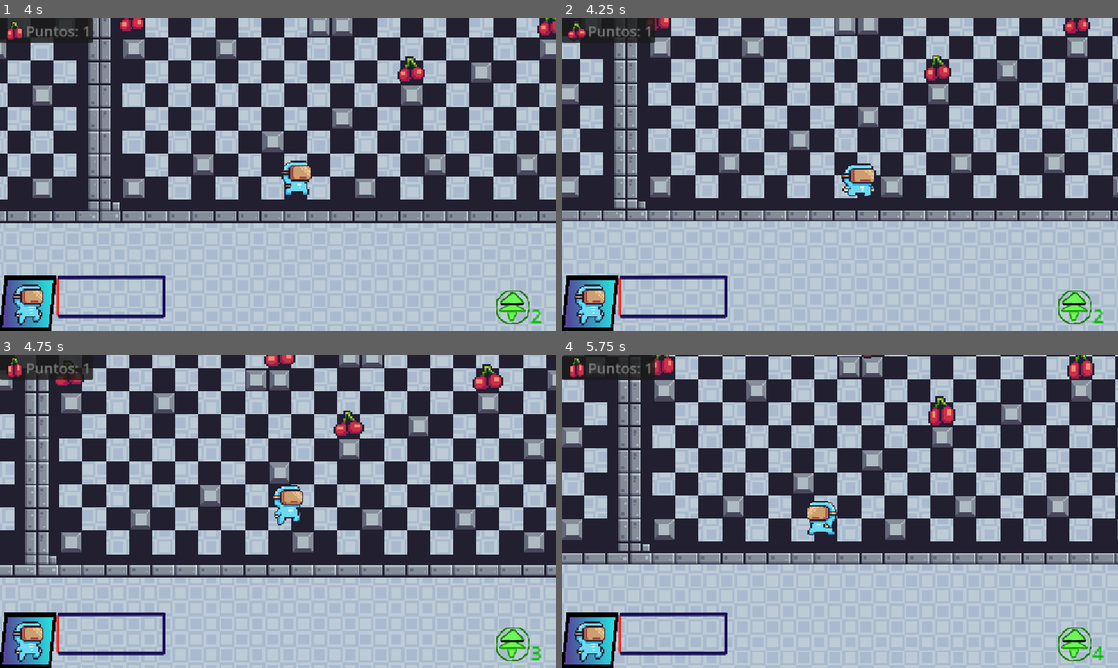
Above: before the commit, frames 1-4 (two rows, left to right).
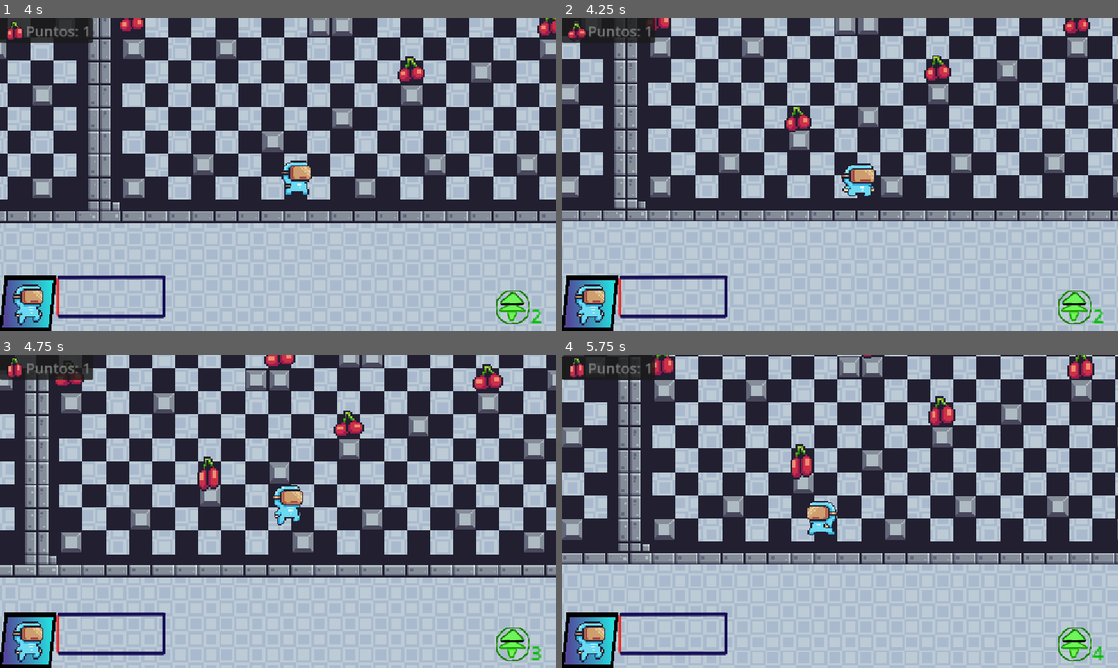
Above: after the commit, the same moments.

Repository: XimDel/2D-Adventure-Platformer-Game
Game: Godot game, scene res://Scenes/Menu.tscn
Two runs of this game, one before a commit and one after it. Both use one fixed random seed, a clock stepped at 60 frames per second and the inputs below.
Inputs:
- Up to frame 1 (4 s): click "Nivel 1" at 0.5 s; hold Right (Right) 1.28-2.78 s; tap Up (Jump) at 1.52, 2.27, 3.77 s; hold Left (Left) 2.78-3.53 s; hold Right (Right) from 3.53 s (still down)
- Up to frame 2 (4.25 s): keep holding Right (Right)
- Up to frame 3 (4.75 s): keep holding Right (Right); tap Up (Jump) at 4.52 s
- Up to frame 4 (5.75 s): release Right (Right) at 5.03 s; hold Left (Left) from 5.03 s (still down); tap Up (Jump) at 5.27 s

Frame 1 is identical in both runs. In frame 2, 0.2% of the frame differs, in the area x 40-45%, y 28-37%; in frame 3, 0.2%; in frame 4, 0.3%, in the area x 41-45%, y 28-40%.

Commit message:
Spawner - cherry

Diff:
--- a/Scenes/Level1.tscn
+++ b/Scenes/Level1.tscn
@@ -10,6 +10,7 @@
 [ext_resource type="Script" uid="uid://d2s544g16vs8c" path="res://Scripts/collectible.gd" id="6_rpty4"]
 [ext_resource type="Script" uid="uid://7d6nv2arg0lg" path="res://Scripts/game_manager.gd" id="7_6jj8j"]
 [ext_resource type="AudioStream" uid="uid://do10vibjmmenr" path="res://Assets/Sounds/background.mp3" id="10_bdlbp"]
+[ext_resource type="Script" uid="uid://biclhwjueyl6u" path="res://Scenes/spawner.gd" id="11_2h8qs"]
 
 [sub_resource type="TileSetAtlasSource" id="TileSetAtlasSource_7mycd"]
 texture = ExtResource("2_6ll4n")
@@ -265,6 +266,14 @@
 stream = ExtResource("10_bdlbp")
 autoplay = true
 
+[node name="Spawner" type="Node2D" parent="."]
+position = Vector2(357, 411)
+script = ExtResource("11_2h8qs")
+
+[node name="Timer" type="Timer" parent="Spawner"]
+wait_time = 3.0
+autostart = true
+
 [connection signal="body_entered" from="Collectibles/Collectible" to="Collectibles/Collectible" method="_on_body_entered"]
 [connection signal="body_entered" from="Collectibles/Collectible2" to="Collectibles/Collectible2" method="_on_body_entered"]
 [connection signal="body_entered" from="Collectibles/Collectible3" to="Collectibles/Collectible3" method="_on_body_entered"]
@@ -272,3 +281,4 @@
 [connection signal="body_entered" from="Collectibles/Collectible5" to="Collectibles/Collectible5" method="_on_body_entered"]
 [connection signal="body_entered" from="Collectibles/Collectible6" to="Collectibles/Collectible6" method="_on_body_entered"]
 [connection signal="body_entered" from="Collectibles/Collectible7" to="Collectibles/Collectible7" method="_on_body_entered"]
+[connection signal="timeout" from="Spawner/Timer" to="Spawner" method="_on_timer_timeout"]
--- /dev/null
+++ b/Scenes/spawner.gd
@@ -0,0 +1,26 @@
+extends Node2D
+
+@onready var cherry = load("res://Scripts/collectible.tscn")
+@onready var timer = get_node("Timer")
+
+func _ready():
+	timer.stop()
+	timer.wait_time = randf_range(3, 5)
+	timer.start()
+
+func spawn():
+	var inst = cherry.instantiate()
+	add_child(inst)
+	# Conectamos la señal personalizada del coleccionable
+	if inst.has_signal("collected"):
+		inst.connect("collected", Callable(self, "_on_collectible_collected"))
+	# Pausamos el timer hasta que el jugador lo recoja
+	timer.stop()
+
+func _on_timer_timeout():
+	spawn()
+
+func _on_collectible_collected():
+	# Cuando el jugador recoge el objeto, reactivamos el Timer
+	timer.wait_time = randf_range(3, 5)
+	timer.start()
--- a/UI.tscn
+++ b/UI.tscn
@@ -184,7 +184,6 @@
 scale = Vector2(2.5, 2.5)
 sprite_frames = SubResource("SpriteFrames_1nrjw")
 autoplay = "default"
-frame_progress = 0.486758
 
 [node name="TextureRect" type="TextureRect" parent="."]
 anchors_preset = 2
Not shown: 1 places in Scenes/Level1.tscn that only renumber resources
Not shown, added: Scenes/spawner.gd.uid
